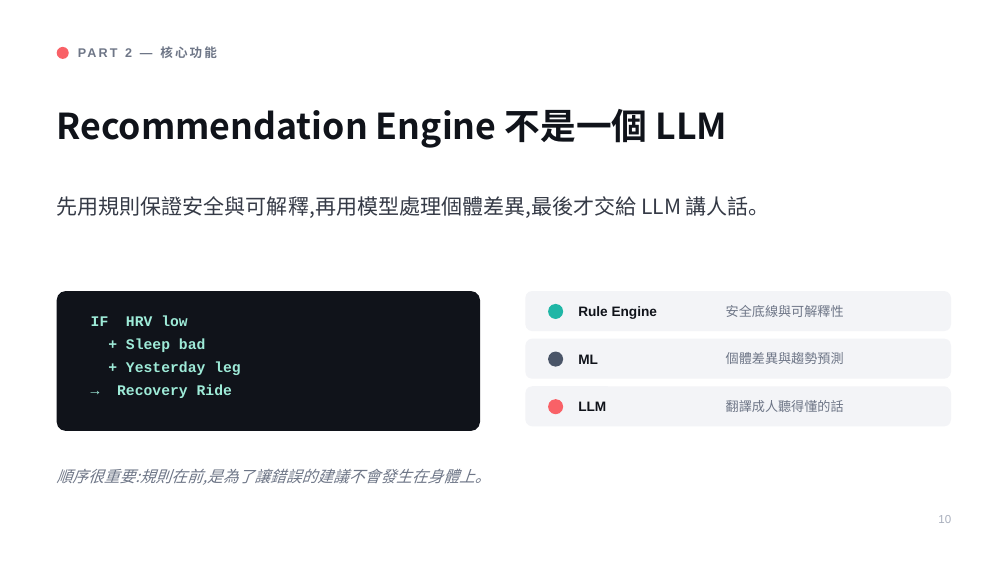
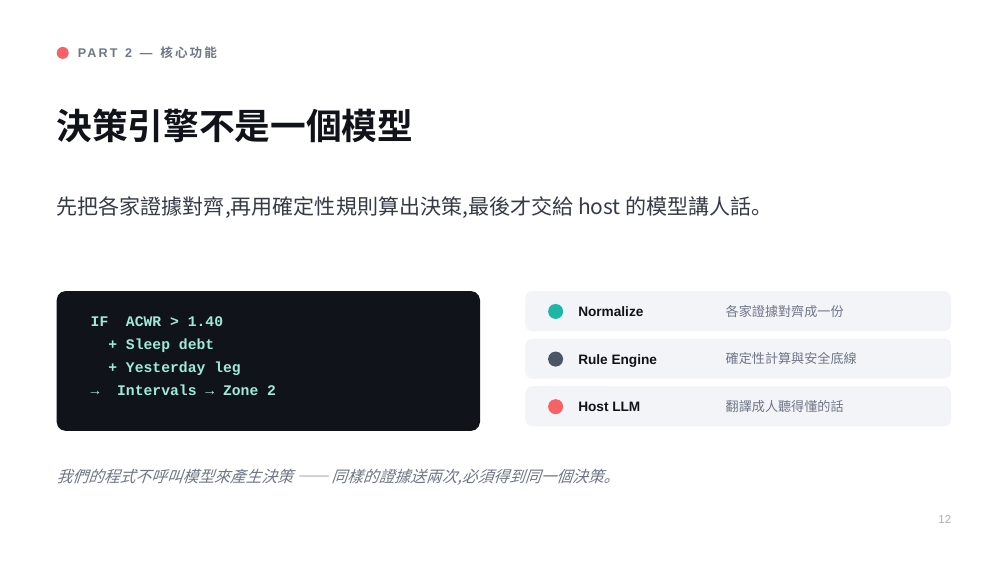
Before and after one commit to henryyeh182/evidra, a slide deck: slide 12 of docs/Fitness-MCP-Product-Vision.pptx (slide 10 before the commit). Drawn at 1008x567 pixels with LibreOffice and Linux fonts; fonts in the diff are those of the drawing. Boxes give left, top, right and bottom in pixels: in the first picture for what was removed or moved away, otherwise in the second. Text is boxed around its words. In the diff, an @@ line names an element or a change of style, - is before the commit and + after.

```diff
--- a/docs/Fitness-MCP-Product-Vision.pptx
+++ b/docs/Fitness-MCP-Product-Vision.pptx
@@ text at [57, 108, 414, 143]: text changed @@
-Recommendation Engine 不是一個 LLM
+決策引擎不是一個模型
@@ text at [57, 196, 773, 218]: text changed @@
-先用規則保證安全與可解釋,再用模型處理個體差異,最後才交給 LLM 講人話。
+先把各家證據對齊,再用確定性規則算出決策,最後才交給 host 的模型講人話。
@@ text at [91, 316, 223, 352]: text changed @@
-IF HRV low
-+ Sleep bad
+IF ACWR > 1.40
++ Sleep debt
@@ text added at [578, 306, 643, 316], 13 pt, text #10131A, bold @@
+Normalize
@@ text at [726, 305, 844, 317]: text changed @@
-安全底線與可解釋性
+各家證據對齊成一份
@@ text "Rule Engine": place and size @@
-text "Rule Engine" at [578, 306, 657, 319]
+text "Rule Engine" at [578, 354, 657, 367]
@@ text removed at [578, 354, 598, 364] @@
-ML
@@ text at [726, 352, 857, 364]: text changed @@
-個體差異與趨勢預測
+確定性計算與安全底線
@@ text at [117, 384, 276, 395]: text changed @@
-→ Recovery Ride
+→ Intervals → Zone 2
@@ text at [578, 401, 640, 411]: text changed @@
-LLM
+Host LLM
@@ text at [57, 469, 619, 485]: text changed @@
-順序很重要:規則在前,是為了讓錯誤的建議不會發生在身體上。
+我們的程式不呼叫模型來產生決策 —— 同樣的證據送兩次,必須得到同一個決策。
@@ text at [938, 515, 951, 523]: text changed @@
-10
+12
```
Also in this commit, not shown: 22 other slides changed, 6 slides added, 3 slides removed.
